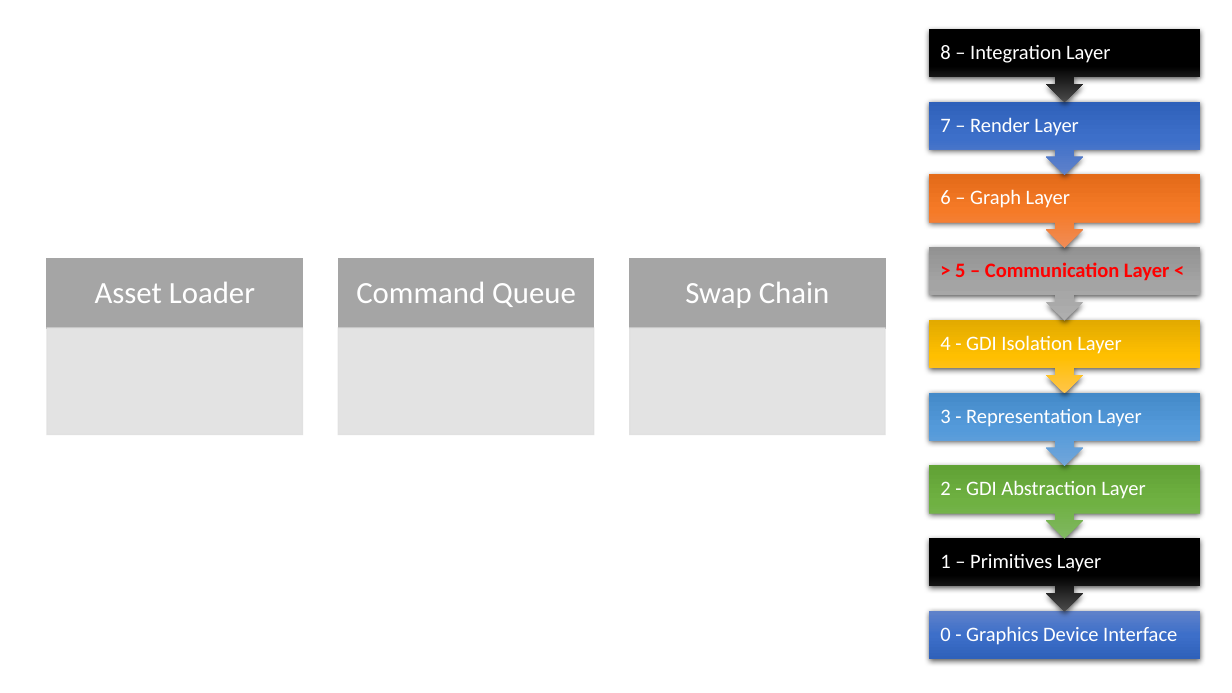
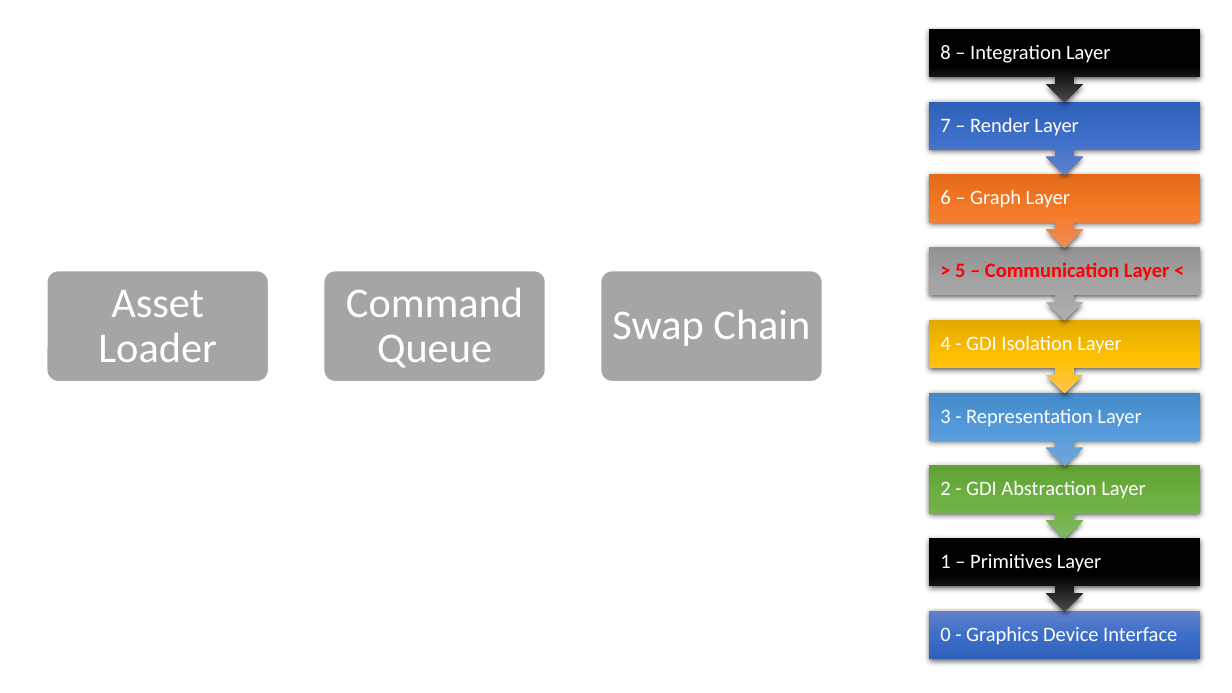
Before and after one commit to pawel-kaleta/FoolsEngine, a slide deck: slide 7 of Documentation/Rendering Architecture.pptx. Drawn at 1232x693 pixels with LibreOffice and Linux fonts; fonts in the diff are those of the drawing. Boxes give left, top, right and bottom in pixels: in the first picture for what was removed or moved away, otherwise in the second. Text is boxed around its words. In the diff, an @@ line names an element or a change of style, - is before the commit and + after.

```diff
--- a/Documentation/Rendering Architecture.pptx
+++ b/Documentation/Rendering Architecture.pptx
@@ rounded rectangle added at bbox=[47, 271, 269, 382], fill #A5A5A5, outline #FFFFFF 1 pt @@
@@ text "Asset Loader": place and size @@
-text "Asset Loader" at bbox=[95, 282, 255, 303]
+text "Asset Loader" at bbox=[98, 290, 216, 362]
@@ rounded rectangle added at bbox=[324, 271, 546, 382], fill #A5A5A5, outline #FFFFFF 1 pt @@
@@ text "Command Queue": place and size @@
-text "Command Queue" at bbox=[356, 282, 576, 307]
+text "Command Queue" at bbox=[346, 288, 523, 368]
@@ rounded rectangle added at bbox=[601, 271, 823, 382], fill #A5A5A5, outline #FFFFFF 1 pt @@
@@ size 24 to 33 pt; more space between paragraphs in 3 elements at bbox=[98, 290, 216, 362], bbox=[346, 288, 523, 368], bbox=[612, 310, 810, 346] @@
@@ text "Swap Chain": place and size @@
-text "Swap Chain" at bbox=[685, 282, 830, 308]
+text "Swap Chain" at bbox=[612, 310, 810, 346]
@@ group removed at bbox=[47, 259, 885, 434]: 6 rectangles @@
```
Also in this commit, not shown: 6 other slides changed, 13 other files.
